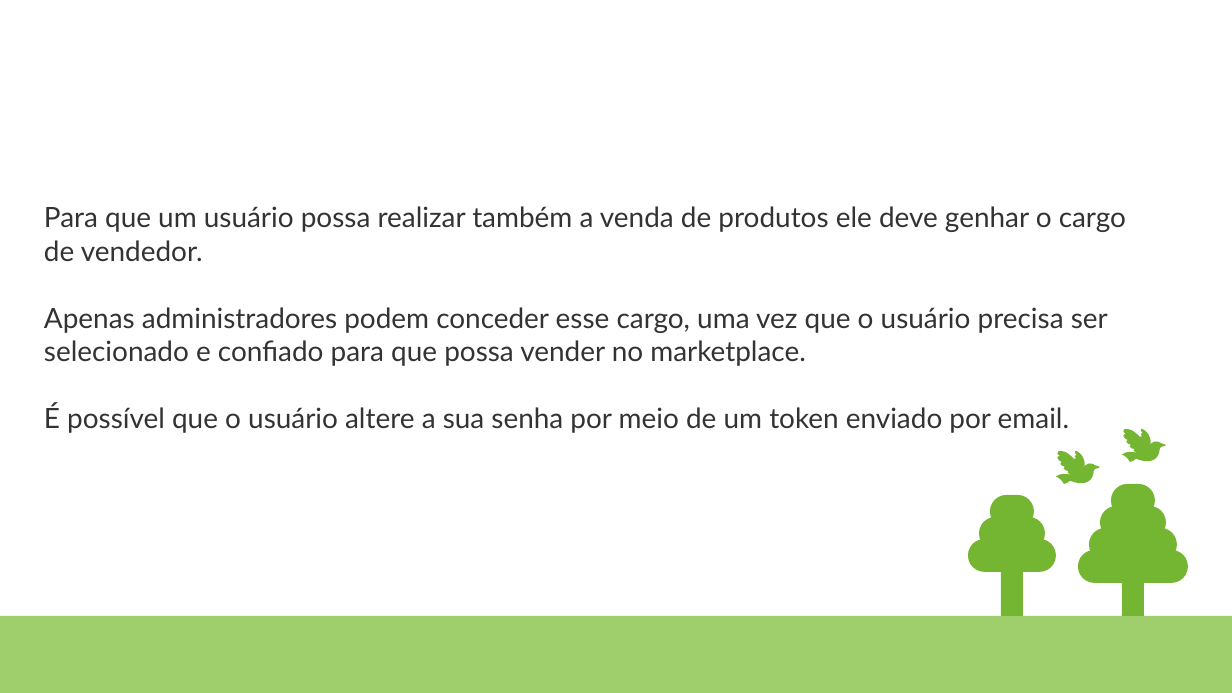
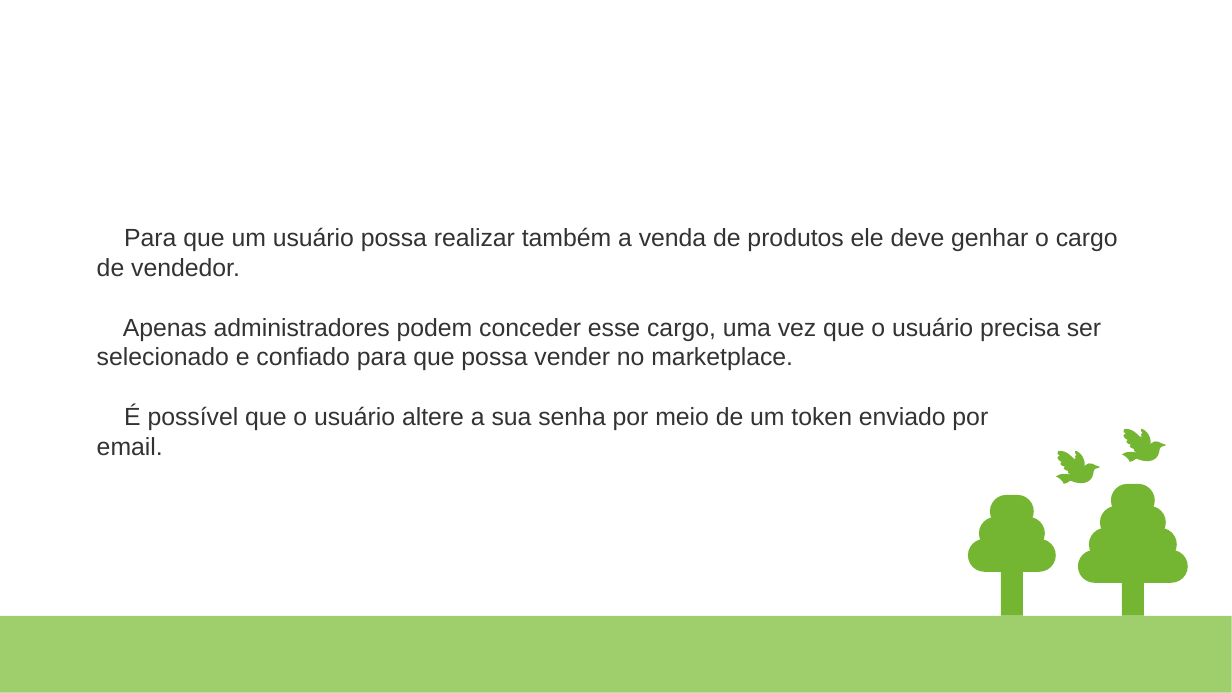
Before and after one commit to Felipe-Noguez/trabalho-final-spring, a slide deck: slide 3 of Apresentacao Pokestore - Kafka.pptx. Drawn at 1232x693 pixels with LibreOffice and Linux fonts; fonts in the diff are those of the drawing. Boxes give left, top, right and bottom in pixels: in the first picture for what was removed or moved away, otherwise in the second. Text is boxed around its words. In the diff, an @@ line names an element or a change of style, - is before the commit and + after.

```diff
--- a/Apresentacao Pokestore - Kafka.pptx
+++ b/Apresentacao Pokestore - Kafka.pptx
@@ text "Para que um usuário possa ...": place and size @@
-text "Para que um usuário possa ..." at [44, 206, 1126, 433]
+text "Para que um usuário possa ..." at [97, 227, 1118, 456]
@@ text at [97, 227, 1118, 370]: size 18 to 16 pt, font Lato to Arial, highlight #000000 to none in "Para que um usuário possa realizar também ...", "Apenas administradores podem conceder esse cargo, uma ..." @@
@@ text at [97, 405, 988, 456]: text changed; size 18 to 16 pt; font Lato to Arial @@
-É possível que o usuário altere a sua senha por meio de um token enviado por email.
+É possível que o usuário altere a sua senha por meio de um token enviado por
+email.
@@ freeform shape removed at [0, 616, 1232, 693] @@
@@ rectangle added at [0, 616, 1232, 693], fill #9ECF6C @@
```
Also in this commit, not shown: 7 other slides changed.
